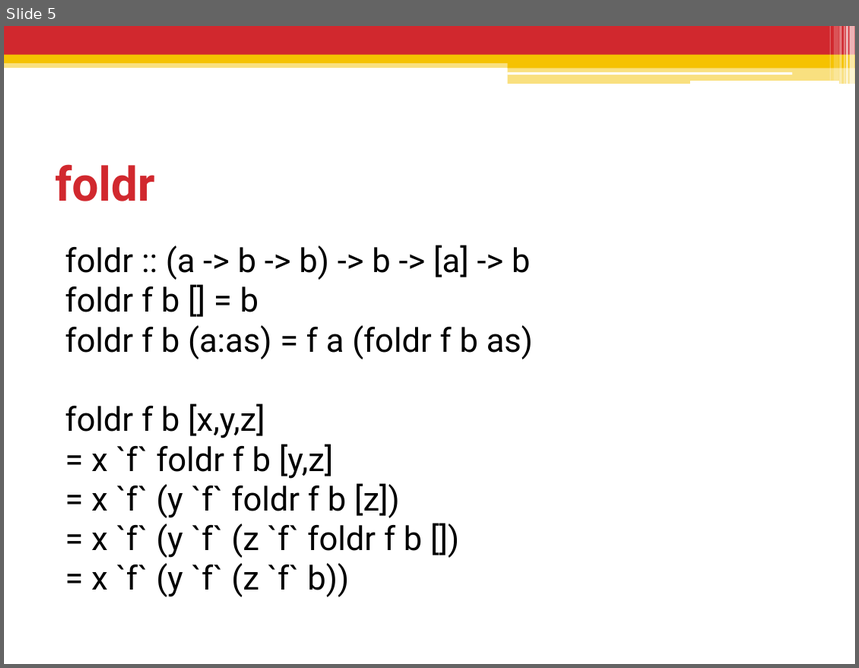
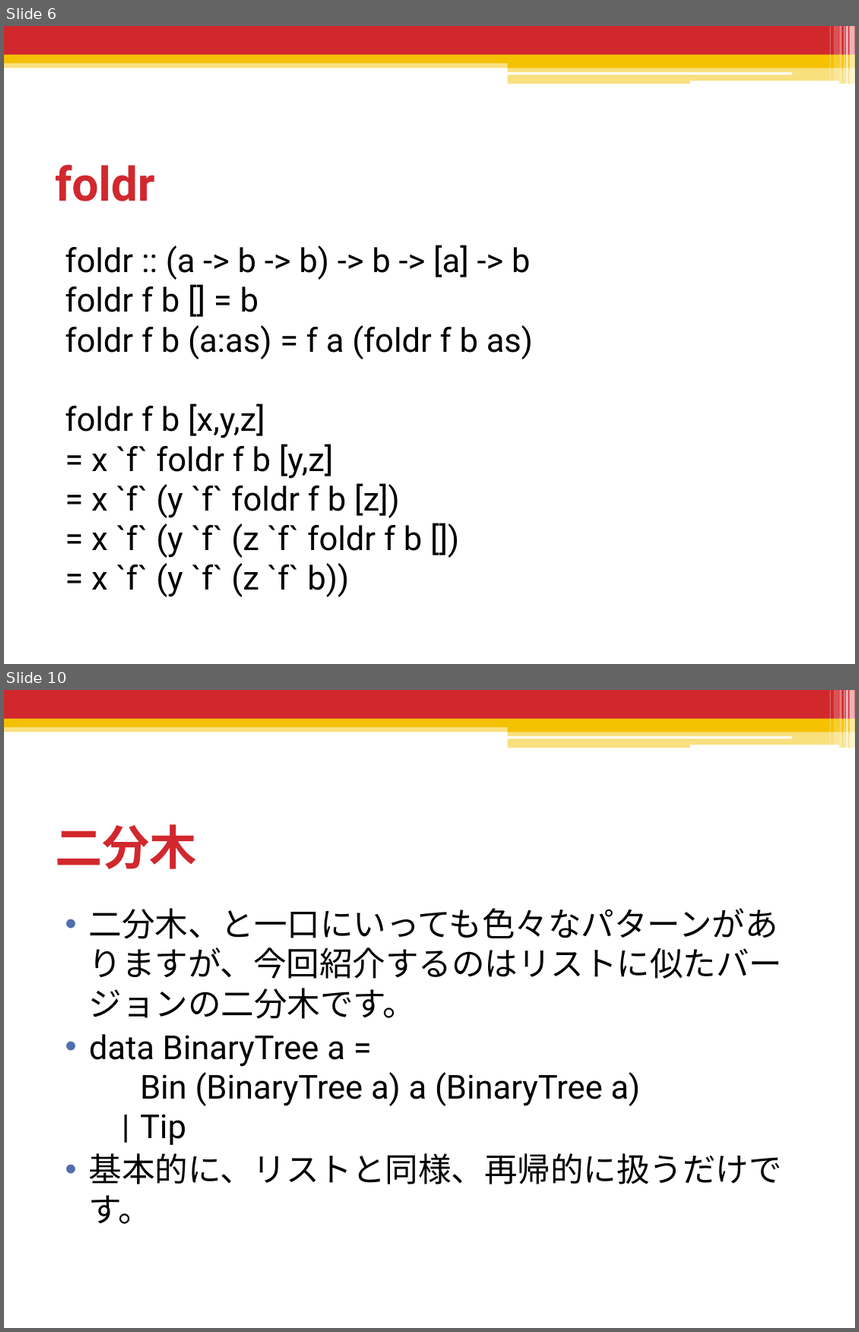
Before and after one commit to shiatsumat/HaskellLecture, a slide deck: 3_recursion_data/slides/3_recursion_data.pptx. Shown one above the other, each under a label of ours: slide 5 before the commit, slides 6 and 10 after it; the slides between them are not shown. The pictures are 859x668 and 859x1332 pixels, drawn with LibreOffice and Linux fonts; fonts in the diff are those of the drawing. Boxes give left, top, right and bottom in pixels: in the first picture for what was removed or moved away, otherwise in the second. Text is boxed around its words. In the diff, an @@ line names an element or a change of style, - is before the commit and + after.

```diff
--- a/3_recursion_data/slides/3_recursion_data.pptx
+++ b/3_recursion_data/slides/3_recursion_data.pptx
@@ slide 10 added at [4,690,855,1328], background #FFFFFF; not listed: 13 template elements that a slide beside it also shows @@
@@ title added at [55,825,197,869], 40 pt, text #D1282E, bold @@
+二分木
@@ text added at [89,908,783,1224], 28 pt, text #000000 @@
+• 二分木、と一口にいっても色々なパターンがありますが、今回紹介するのはリストに似たバージョンの二分木です。
+• data BinaryTree a =
+  Bin (BinaryTree a) a (BinaryTree a)
+  | Tip
+• 基本的に、リストと同様、再帰的に扱うだけです。
@@ what was slide 5 is now slide 6 @@
```
Also in this commit, not shown: 16 other slides added, 3 slides removed, 26 other files.
